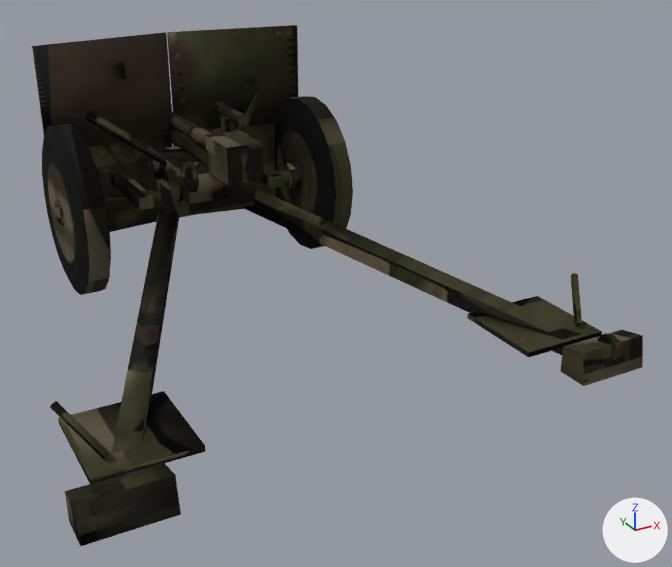
An edit to the Blender file models/WZ36_BOFORS/WZ36_BOFORS.blend, drawn before and after from the same camera.
Camera for both pictures: a camera (50 mm lens) standing at (-1.38, -3.46, 1.65) and looking at (0.37, -0.27, 0.06). The lights are fixed; the arrows at lower right show +X, +Y and +Z. The older version comes first.

Script lines for the objects in view, before the commit:
```python
ob_axe_canon_01 = bpy.data.objects.new('Axe_Canon_01', me_axe_canon_01)
ob_axe_canon_01.parent = ob_tourelle_01
ob_axe_canon_01.location = (0.0124, -0.0652, 0.0824)
ob_bras_droit = bpy.data.objects.new('Bras_Droit', me_bras_droit)
ob_bras_droit.parent = ob_chassis
ob_bras_droit.location = (0.219, -0.132, -0.0225)
ob_bras_gauche = bpy.data.objects.new('Bras_Gauche', me_bras_gauche)
ob_bras_gauche.parent = ob_chassis
ob_bras_gauche.location = (-0.266, -0.132, -0.0225)
ob_canon_01 = bpy.data.objects.new('Canon_01', me_canon_01)
ob_canon_01.parent = ob_axe_canon_01
ob_canon_01.location = (0.0, 0.0, 0.0)
ob_chassis = bpy.data.objects.new('Chassis', me_chassis)
ob_chassis.location = (0.0, 0.332, 0.357)
ob_roue_d1 = bpy.data.objects.new('Roue_D1', me_roue_d1)
ob_roue_d1.parent = ob_chassis
ob_roue_d1.location = (0.683, 0.0, 0.0)
ob_roue_g1 = bpy.data.objects.new('Roue_G1', me_roue_g1)
ob_roue_g1.parent = ob_chassis
ob_roue_g1.location = (-0.73, 0.0, 0.0)
ob_tourelle_01 = bpy.data.objects.new('Tourelle_01', me_tourelle_01)
ob_tourelle_01.parent = ob_chassis
ob_tourelle_01.location = (-0.0238, -0.132, 0.036)
```
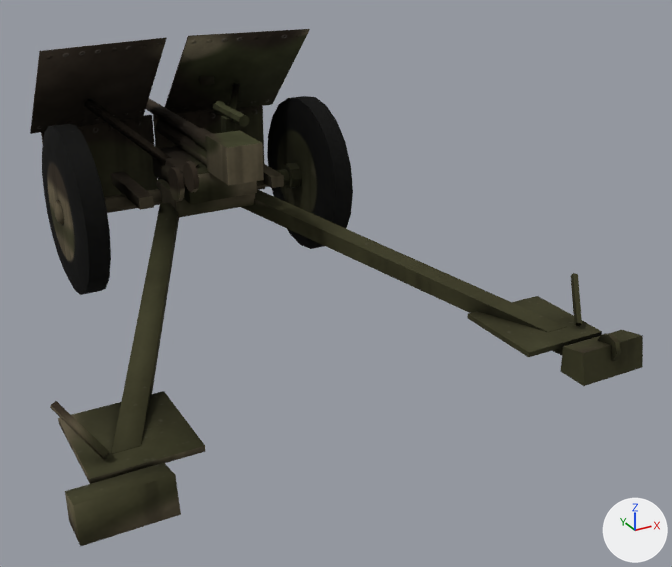
Pixel boxes [x1, y1, x2, y2] of what changed, in the pictures (672 x 567 px; the box of a moved part takes in the faces that stretch with it):
'Tourelle_01', reshaped, surface changed (15% shorter)
    before: [32, 25, 298, 232]
    after: [30, 29, 310, 204]
part 1 of me_chassis, surface changed
    both: [105, 163, 298, 215]
part 2 of me_tourelle_01, moved or reshaped
    before: [89, 134, 172, 232]
    after: [41, 115, 157, 197]
part 3 of me_tourelle_01, moved or reshaped
    before: [173, 124, 276, 214]
    after: [153, 106, 265, 190]
part 4 of me_tourelle_01, moved or reshaped (not visible before)
    after: [199, 76, 215, 85]
part 5 of me_tourelle_01, moved or reshaped
    before: [32, 25, 298, 167]
    after: [30, 29, 310, 165]
part 6 of me_tourelle_01, surface changed
    before: [32, 25, 298, 232]
    after: [30, 29, 310, 204]
part 7 of me_axe_canon_01, surface changed
    before: [168, 101, 264, 202]
    after: [156, 101, 264, 202]
part 8 of me_canon_01, surface changed
    before: [168, 112, 213, 150]
    after: [146, 98, 213, 150]
part 9 of me_bras_droit, surface changed
    both: [241, 189, 643, 386]
part 10 of me_bras_gauche, surface changed
    both: [50, 202, 205, 547]
part 11 of me_roue_d1, surface changed (darker)
    both: [292, 96, 353, 247]
part 12 of me_roue_g1, surface changed (darker)
    both: [54, 124, 111, 294]

The change, as a list of edits to the scene's bpy script:
```text
Change me_chassis:
    where me_chassis.from_pydata(...)  # 74 vertices, 49 faces; spans x -0.5..0.5, y -0.22..0.2, z -0.06..0.075
    me_chassis part 1: texture (UV) coordinates of 49 of 49 faces, centred in x -0.5..0.5, y -0.22..0.2, z -0.051..0.075, changed; they spanned u 0.0..0.96, v 0.0..0.98 and now span u 0.0..0.96, v 0.0..0.99
Change me_tourelle_01:
    used by ob_tourelle_01; parent = ob_chassis; location = (-0.0238, -0.132, 0.036)
    remove me_tourelle_01.from_pydata(...)  # 88 vertices, 64 faces; spans x -0.576..0.624, y -0.178..0.442, z -0.253..0.617
    add me_tourelle_01.from_pydata(...)  # 88 vertices, 64 faces; spans x -0.576..0.624, y -0.178..0.712, z -0.253..0.617
    me_tourelle_01 part 2: the loose piece of 8 vertices spanning x -0.576..0.02, y 0.346..0.442, z -0.253..0.157 is scaled about its middle by (0.916, 0.918, 1.07), then moved by (0.025, 0.274, 0.015)
    me_tourelle_01 part 3: the loose piece of 8 vertices spanning x 0.028..0.624, y 0.346..0.442, z -0.253..0.157 is scaled about its middle by (0.916, 0.918, 1.07), then moved by (-0.025, 0.274, 0.015)
    me_tourelle_01 part 4: the loose piece of 8 vertices spanning x 0.189..0.259, y 0.382..0.394, z 0.407..0.527 is scaled about its middle by (1, 1, 0.833), then moved by (0.0, 0.08, -0.06)
    me_tourelle_01 part 5: 32 of 88 vertices moved; they spanned x -0.576..0.624, y 0.065..0.412, z 0.09..0.617 and now span x -0.576..0.624, y 0.069..0.705, z 0.091..0.617; mean shift (0.0, 0.082, 0.01); largest move (-0.576, 0.316, 0.167) -> (-0.576, 0.616, 0.187)
    me_tourelle_01 part 6: texture (UV) coordinates of 64 of 64 faces, centred in x -0.576..0.624, y -0.178..0.436, z -0.253..0.617, changed; they spanned u 0.0..0.99, v 0.0..0.99 and now span u 0.0..1.0, v 0.0..0.99
    other edits to the shape of me_tourelle_01 do not show in these pictures
Change me_axe_canon_01:
    where me_axe_canon_01.from_pydata(...)  # 106 vertices, 71 faces; spans x -0.199..0.173, y -0.353..0.617, z -0.042..0.267
    used by ob_axe_canon_01; parent = ob_tourelle_01; location = (0.0124, -0.0652, 0.0824)
    me_axe_canon_01 part 7: texture (UV) coordinates of 71 of 71 faces, centred in x -0.199..0.166, y -0.353..0.617, z -0.042..0.259, changed; they spanned u 0.02..0.99, v 0.0..0.99 and now span u 0.0..0.99, v 0.0..1.0
Change me_canon_01:
    where me_canon_01.from_pydata(...)  # 128 vertices, 114 faces; spans x -0.03..0.05, y -0.18..1.58, z 0.11..0.19
    used by ob_canon_01; parent = ob_axe_canon_01; location = (0.0, 0.0, 0.0)
    me_canon_01 part 8: texture (UV) coordinates of 114 of 114 faces, centred in x -0.03..0.05, y -0.18..1.58, z 0.11..0.18, changed; they spanned u 0.05..0.95, v 0.0..0.98 and now span u 0.04..0.97, v 0.0..0.99
Change me_bras_droit:
    where me_bras_droit.from_pydata(...)  # 48 vertices, 34 faces; spans x -0.08..0.8, y -1.6..0.02, z -0.31..0.04
    used by ob_bras_droit; parent = ob_chassis; location = (0.219, -0.132, -0.0225)
    me_bras_droit part 9: texture (UV) coordinates of 34 of 34 faces, centred in x -0.04..0.8, y -1.6..0.0, z -0.31..0.0, changed; they spanned u 0.07..0.99, v 0.0..0.99 and now span u 0.04..0.99, v 0.0..1.0
Change me_bras_gauche:
    where me_bras_gauche.from_pydata(...)  # 32 vertices, 24 faces; spans x -0.75..0.12, y -1.59..0.02, z -0.31..0.04
    used by ob_bras_gauche; parent = ob_chassis; location = (-0.266, -0.132, -0.0225)
    me_bras_gauche part 10: texture (UV) coordinates of 24 of 24 faces, centred in x -0.75..0.09, y -1.58..0.0, z -0.31..0.0, changed; they spanned u 0.13..1.0, v 0.0..0.99 and now span u 0.0..0.99, v 0.0..0.99
Change me_roue_d1:
    where me_roue_d1.from_pydata(...)  # 258 vertices, 198 faces; spans x -0.193..-0.053, y -0.357..0.357, z -0.357..0.357
    used by ob_roue_d1; parent = ob_chassis; location = (0.683, 0.0, 0.0)
    me_roue_d1 part 11: texture (UV) coordinates of 116 of 198 faces, centred in x -0.133..-0.053, y -0.348..0.348, z -0.348..0.349, changed; they spanned u 0.0..0.99, v 0.03..0.99 and now span u 0.02..1.0, v 0.15..0.99
Change me_roue_g1:
    where me_roue_g1.from_pydata(...)  # 258 vertices, 198 faces; spans x 0.1..0.24, y -0.357..0.357, z -0.357..0.357
    used by ob_roue_g1; parent = ob_chassis; location = (-0.73, 0.0, 0.0)
    me_roue_g1 part 12: texture (UV) coordinates of 116 of 198 faces, centred in x 0.1..0.18, y -0.348..0.348, z -0.348..0.349, changed; they spanned u 0.0..0.99, v 0.15..0.99 and now span u 0.12..1.0, v 0.0..0.99
```
